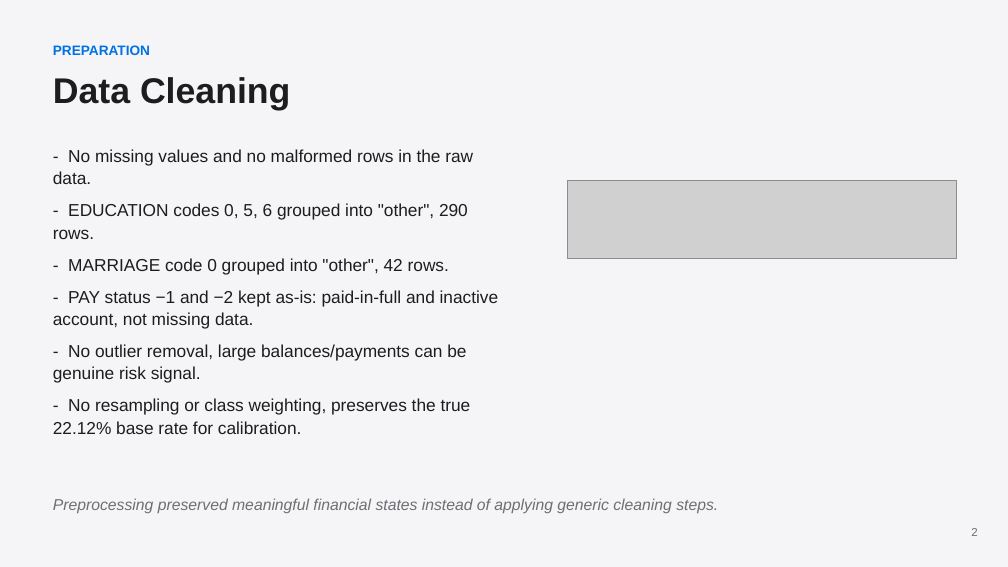
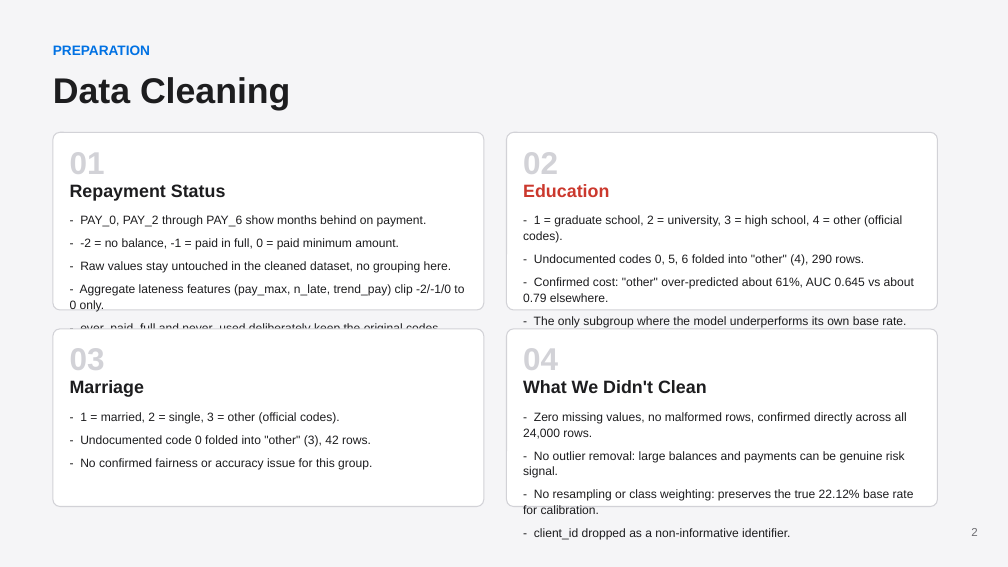
Before and after one commit to dpark2380/datathon-inter-uni, a slide deck: slide 2 of presentation/finalist-presentation.pptx. Drawn at 1008x567 pixels with LibreOffice and Linux fonts; fonts in the diff are those of the drawing; grey boxes stand for pictures. Boxes give left, top, right and bottom in pixels: in the first picture for what was removed or moved away, otherwise in the second. Text is boxed around its words. In the diff, an @@ line names an element or a change of style, - is before the commit and + after.

Commit message:
Rebuild Data Cleaning slide as a fact-checked 4-card layout
A review caught two inaccuracies in the original slide: the PAY_*
grouping claim overstated what common.py actually does (the raw
columns are untouched; -2/-1/0 collapse only happens inside
specific aggregate lateness features, and two features deliberately
preserve the original codes), and the EDUCATION "other" fairness
cost was hedged as "alleged" when it's a confirmed, measured
finding in the fairness audit. Rewrite cards 01/02 to match
models/common.py and REPORT.md exactly, keep 03 unchanged, and add
a 04 card for cleaning decisions that were missing from the slide
entirely (no missing values, no outlier removal, no resampling,
client_id dropped). Applied to both the Figma deck and the pptx.

```diff
--- a/presentation/finalist-presentation.pptx
+++ b/presentation/finalist-presentation.pptx
@@ text removed at (53,149,499,415) @@
-- No missing values and no malformed rows in the raw data.
-- EDUCATION codes 0, 5, 6 grouped into "other", 290 rows.
-- MARRIAGE code 0 grouped into "other", 42 rows.
-- PAY status −1 and −2 kept as-is: paid-in-full and inactive account, not missing data.
-- No outlier removal, large balances/payments can be genuine risk signal.
-- No resampling or class weighting, preserves the true 22.12% base rate for calibration.
@@ rounded rectangle added at (53,132,484,310), fill #FFFFFF, outline #D2D2D7 1 pt @@
@@ rounded rectangle added at (507,132,938,310), fill #FFFFFF, outline #D2D2D7 1 pt @@
@@ text added at (70,152,105,174), 30 pt, text #D2D2D7, bold @@
+01
@@ text added at (523,152,558,174), 30 pt, text #D2D2D7, bold @@
+02
@@ text added at (70,184,226,201), 17 pt, text #1D1D1F, bold @@
+Repayment Status
@@ text added at (523,184,609,197), 17 pt, text #CB382D, bold @@
+Education
@@ picture removed at (567,180,957,258) @@
@@ text added at (70,215,464,329), 11.5 pt, text #1D1D1F @@
+- PAY_0, PAY_2 through PAY_6 show months behind on payment.
+- -2 = no balance, -1 = paid in full, 0 = paid minimum amount.
+- Raw values stay untouched in the cleaned dataset, no grouping here.
+- Aggregate lateness features (pay_max, n_late, trend_pay) clip -2/-1/0 to 0 only.
+- ever_paid_full and never_used deliberately keep the original codes.
@@ text added at (523,215,914,327), 11.5 pt, text #1D1D1F @@
+- 1 = graduate school, 2 = university, 3 = high school, 4 = other (official codes).
+- Undocumented codes 0, 5, 6 folded into "other" (4), 290 rows.
+- Confirmed cost: "other" over-predicted about 61%, AUC 0.645 vs about 0.79 elsewhere.
+- The only subgroup where the model underperforms its own base rate.
@@ rounded rectangle added at (53,329,484,507), fill #FFFFFF, outline #D2D2D7 1 pt @@
@@ rounded rectangle added at (507,329,938,507), fill #FFFFFF, outline #D2D2D7 1 pt @@
@@ text added at (70,348,105,370), 30 pt, text #D2D2D7, bold @@
+03
@@ text added at (523,348,558,370), 30 pt, text #D2D2D7, bold @@
+04
@@ text added at (70,380,144,397), 17 pt, text #1D1D1F, bold @@
+Marriage
@@ text added at (523,380,707,393), 17 pt, text #1D1D1F, bold @@
+What We Didn't Clean
@@ text added at (80,412,372,469), 11.5 pt, text #1D1D1F @@
+- 1 = married, 2 = single, 3 = other (official codes).
+- Undocumented code 0 folded into "other" (3), 42 rows.
+- No confirmed fairness or accuracy issue for this group.
@@ text added at (523,412,914,539), 11.5 pt, text #1D1D1F @@
+- Zero missing values, no malformed rows, confirmed directly across all 24,000 rows.
+- No outlier removal: large balances and payments can be genuine risk signal.
+- No resampling or class weighting: preserves the true 22.12% base rate for calibration.
+- client_id dropped as a non-informative identifier.
@@ text removed at (53,498,718,513) @@
-Preprocessing preserved meaningful financial states instead of applying generic cleaning steps.
```
Also in this commit, not shown: 1 other file.
